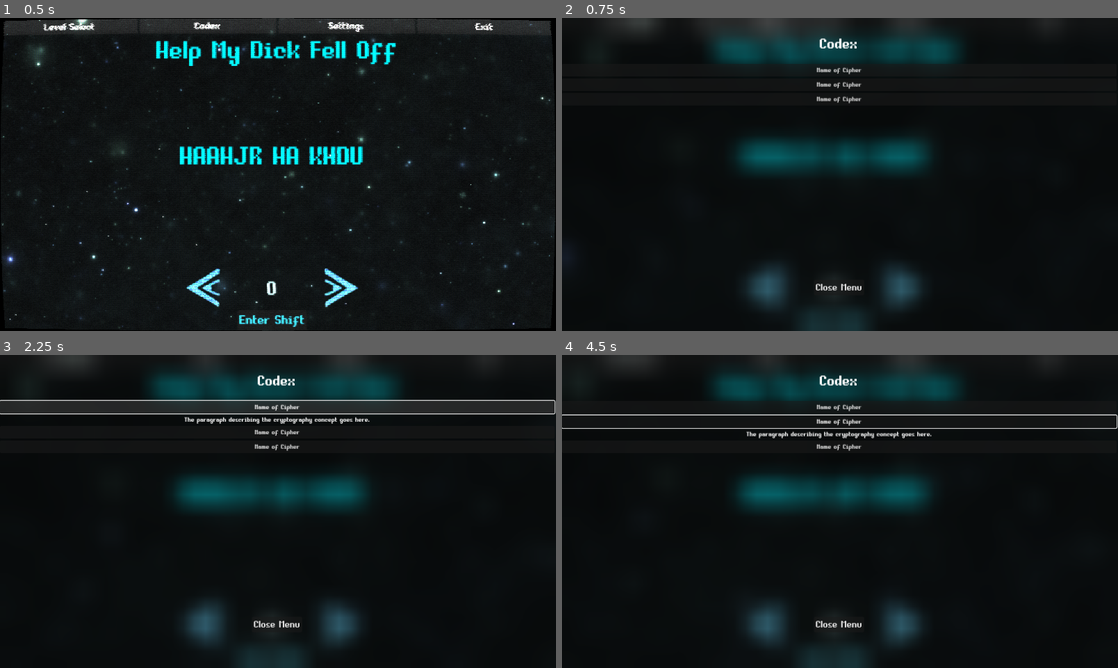
Above: before the commit, frames 1-4 (two rows, left to right).
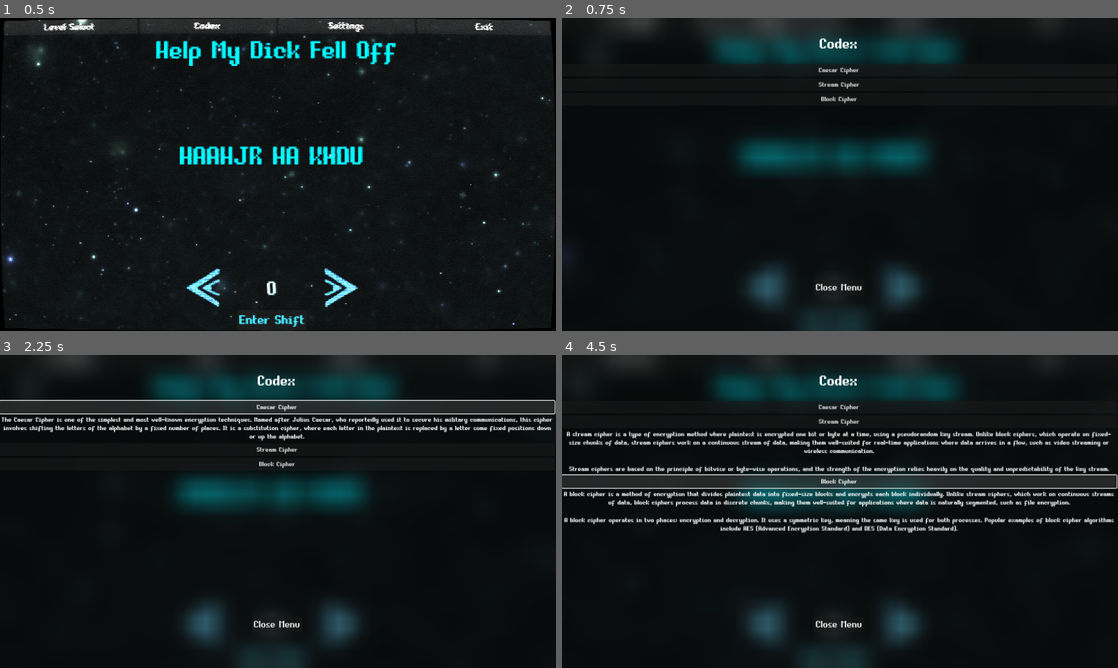
Above: after the commit, the same moments.

Repository: jesshet/COSC224-Cryptography-Game
Game: Godot game, scene res://scenes/game.tscn
Two runs of this game, one before a commit and one after it. Both use one fixed random seed, a clock stepped at 60 frames per second and the inputs below.
Inputs (mouse positions are in pixels of both pictures, inside the frame that each line leads up to):
- Up to frame 1 (0.5 s): no input
- Up to frame 2 (0.75 s): click "Codex" at 0.5 s
- Up to frame 3 (2.25 s): click (205, 627) at 1.25 s; click (278, 408) at 2 s, where only the run before the commit has a clickable "Name of Cipher"
- Up to frame 4 (4.5 s): click (840, 408) at 2.75 s, where only the run after the commit has a clickable "Caesar Cipher"; click (840, 420) at 3.5 s, where only the run after the commit has a clickable "Stream Cipher"; click (840, 480) at 4.25 s, where only the run after the commit has a clickable "Block Cipher"

Frame 1 is identical in both runs. In frame 2, 0.3% of the frame differs, in the area x 45-54%, y 15-28%; in frame 3, 2.3%; in frame 4, 12%, in the area x 0-100%, y 15-57%.

Commit message:
Added codex entry blurbs

Diff:
--- a/Cryptography-Game/scenes/codex.tscn
+++ b/Cryptography-Game/scenes/codex.tscn
@@ -42,11 +42,33 @@
 [node name="Entry A" parent="Codex Entries VBox" instance=ExtResource("1_cfxri")]
 layout_mode = 2
 
+[node name="CodexLabel" parent="Codex Entries VBox/Entry A" index="0"]
+text = "Caesar Cipher"
+
+[node name="CodexEntry" parent="Codex Entries VBox/Entry A" index="1"]
+text = "[center]The Caesar Cipher is one of the simplest and most well-known encryption techniques. Named after Julius Caesar, who reportedly used it to secure his military communications, this cipher involves shifting the letters of the alphabet by a fixed number of places. It is a substitution cipher, where each letter in the plaintext is replaced by a letter some fixed positions down or up the alphabet."
+
 [node name="Entry B" parent="Codex Entries VBox" instance=ExtResource("1_cfxri")]
 layout_mode = 2
 
+[node name="CodexLabel" parent="Codex Entries VBox/Entry B" index="0"]
+text = "Stream Cipher"
+
+[node name="CodexEntry" parent="Codex Entries VBox/Entry B" index="1"]
+text = "[center]A stream cipher is a type of encryption method where plaintext is encrypted one bit or byte at a time, using a pseudorandom key stream. Unlike block ciphers, which operate on fixed-size chunks of data, stream ciphers work on a continuous stream of data, making them well-suited for real-time applications where data arrives in a flow, such as video streaming or wireless communication.
+
+Stream ciphers are based on the principle of bitwise or byte-wise operations, and the strength of the encryption relies heavily on the quality and unpredictability of the key stream."
+
 [node name="Entry C" parent="Codex Entries VBox" instance=ExtResource("1_cfxri")]
 layout_mode = 2
+
+[node name="CodexLabel" parent="Codex Entries VBox/Entry C" index="0"]
+text = "Block Cipher"
+
+[node name="CodexEntry" parent="Codex Entries VBox/Entry C" index="1"]
+text = "[center]A block cipher is a method of encryption that divides plaintext data into fixed-size blocks and encrypts each block individually. Unlike stream ciphers, which work on continuous streams of data, block ciphers process data in discrete chunks, making them well-suited for applications where data is naturally segmented, such as file encryption.
+
+A block cipher operates in two phases: encryption and decryption. It uses a symmetric key, meaning the same key is used for both processes. Popular examples of block cipher algorithms include AES (Advanced Encryption Standard) and DES (Data Encryption Standard)."
 
 [node name="CloseButton" type="Button" parent="."]
 layout_mode = 0
@@ -59,3 +81,7 @@
 text = "Close Menu"
 
 [connection signal="pressed" from="CloseButton" to="." method="_on_close_button_pressed"]
+
+[editable path="Codex Entries VBox/Entry A"]
+[editable path="Codex Entries VBox/Entry B"]
+[editable path="Codex Entries VBox/Entry C"]
--- a/Cryptography-Game/scripts/caesar-shift.gd
+++ b/Cryptography-Game/scripts/caesar-shift.gd
@@ -71,9 +71,3 @@
 
 func _on_button_pressed() -> void:
 	submit.emit();
-
-
-func _on_left_button_down() -> void:
-	while($left._pressed()):
-		OS.delay_msec(200);
-		_on_left_pressed();
Not shown: 1 places in Cryptography-Game/scenes/settings-menu.tscn that only renumber resources
